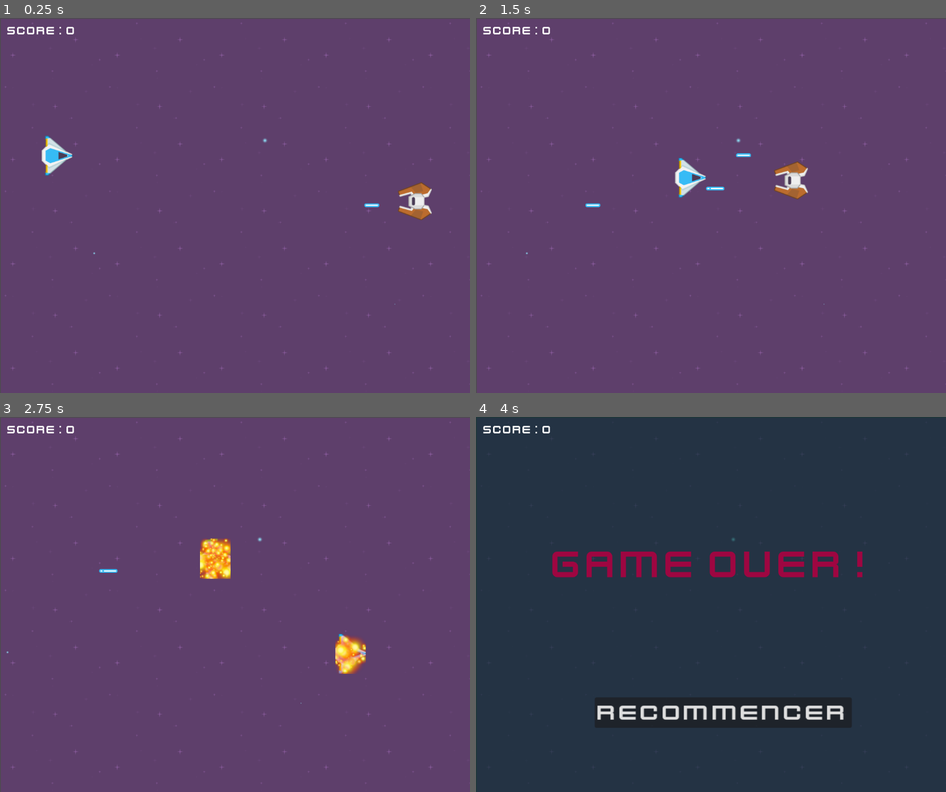
Above: before the commit, frames 1-4 (two rows, left to right).
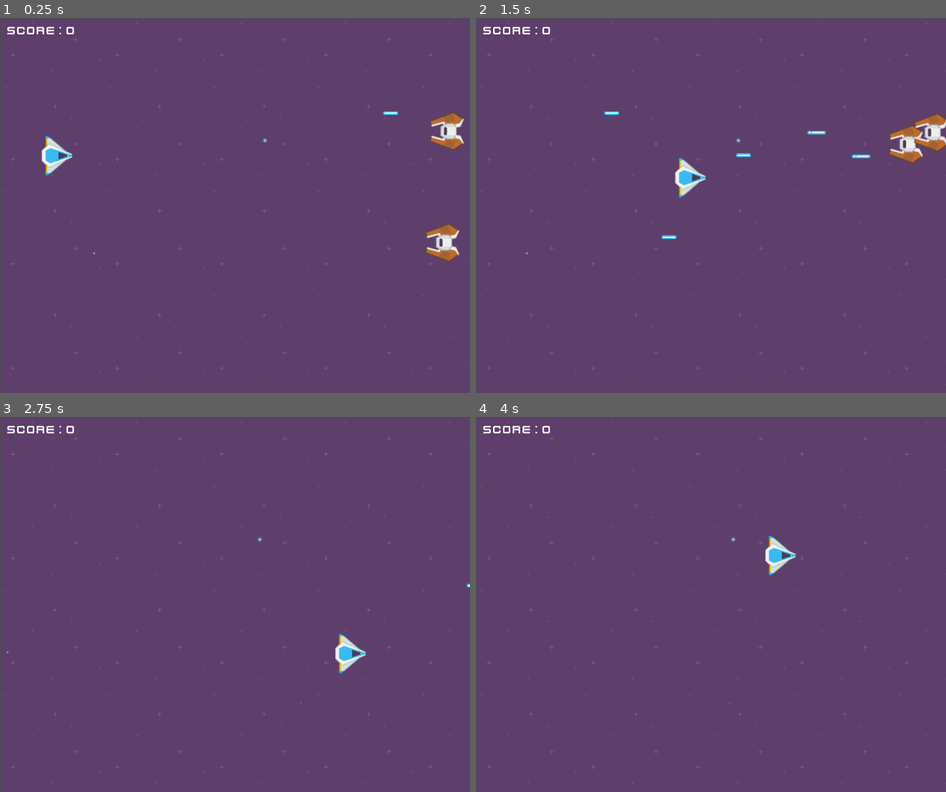
Above: after the commit, the same moments.

Repository: zerifah/space_battle
Game: Godot game, scene res://level_2.tscn
Two runs of this game, one before a commit and one after it. Both use one fixed random seed, a clock stepped at 60 frames per second and the inputs below. This scene is started directly instead of the project's main scene.
Inputs:
- Up to frame 1 (0.25 s): no input
- Up to frame 2 (1.5 s): tap Enter (shoot_2) at 0.5, 0.8, 1.35 s; hold D (move_right) 0.53-1.28 s; tap Space (shoot) at 0.6 s; hold S (move_down) from 1.28 s (still down)
- Up to frame 3 (2.75 s): tap Space (shoot) at 1.55 s; release S (move_down) at 2.03 s; hold D (move_right) from 2.03 s (still down); tap Down (move_down_2) at 2.1 s; tap Enter (shoot_2) at 2.3 s
- Up to frame 4 (4 s): release D (move_right) at 2.78 s; hold W (move_up) 2.78-3.53 s; tap Left (move_left_2) at 2.85 s; tap Space (shoot) at 3.05 s; hold A (move_left) from 3.53 s (still down); tap Right (move_right_2) at 3.6 s; tap Enter (shoot_2) at 3.8 s

The runs differ from the first frame. In frame 1, 1.4% of the frame differs, in the area x 77-99%, y 24-66%; in frame 2, 1.6%; in frame 3, 1.3%; in frame 4, 100%, in the area x 0-100%, y 0-100%.

Commit message:
add enemies move

Diff:
--- a/ennemy/ennemy.gd
+++ b/enemy/enemy.gd
@@ -1,4 +1,6 @@
 extends Area2D
+
+signal move_finished()
 
 @onready var dimension = $CollisionShape2D
 @onready var radius = dimension.shape.radius
@@ -6,9 +8,9 @@
 @onready var bullet_scene = preload("res://bullet.tscn")
 @onready var timer_shoot = $TimerShoot
 @onready var sprite = $AnimatedSprite2D
-@onready var timer_explosion = $TimerExplosion
+#@onready var timer_explosion = $TimerExplosion
 @onready var shootarea = $ShootArea/CollisionShape2D
-
+@onready var next_position = global_position
 var speed = 200
 var friction = 0.1
 var acceleration = 300
@@ -18,31 +20,24 @@
 
 # Called when the node enters the scene tree for the first time.
 func _ready() -> void:
-	pass # Replace with function body.dwwwws
+	pass
 
 # Called every frame. 'delta' is the elapsed time since the previous frame.
 func _process(delta: float) -> void:
-
 	# Tirs
 	var bodies = $ ShootArea.get_overlapping_bodies()
 	if len(bodies) > 0 and timer_shoot.is_stopped() :
 		shoot()
 		timer_shoot.start()
+	move(delta)
 
-	# Mouvement
-	var next_position =Vector2(0,0)
-	next_position.x = 300
-	next_position.y = 300
-	go_to(next_position, delta)
-
-func go_to(next_position: Vector2, delta: float) -> bool:
-	if next_position == global_position :
-		return true
+func move(delta: float) -> void:
+	if next_position.distance_squared_to(global_position) < 10 :
+		move_finished.emit()
 	else :
 		var direction =	(global_position - next_position).normalized()
 		global_position.x -= direction.x * speed * delta
 		global_position.y -= direction.y * speed * delta
-		return false
 
 func shoot():
 	var bullet = bullet_scene.instantiate()
@@ -50,16 +45,12 @@
 	bullet.global_position = self.global_position
 	bullet.global_position.x -= radius
 	bullet.speed = - bullet.speed
-	#bullet.harmless = false
-	# print(bullet.shooter)
-	# Pourquoi add_child(bullet) ne fonctionne pas? Il faut un get_parent() devant.
 	add_child(bullet)
 
 	energie -= 1
 	audio.play()
 
 func _on_timer_shoot_timeout() -> void:
-	print('Shoot')
 	shoot()
 
 func explode():
--- a/ennemy/ennemy.tscn
+++ b/enemy/enemy.tscn
@@ -1,7 +1,7 @@
 [gd_scene load_steps=12 format=3 uid="uid://blj440oymc77c"]
 
-[ext_resource type="Script" uid="uid://cgbwocxc8eebv" path="res://ennemy/ennemy.gd" id="1_8uigf"]
-[ext_resource type="Texture2D" uid="uid://iycdkerqohww" path="res://ennemy/enemyRed1.png" id="2_ieyna"]
+[ext_resource type="Script" uid="uid://cgbwocxc8eebv" path="res://enemy/enemy.gd" id="1_8uigf"]
+[ext_resource type="Texture2D" uid="uid://iycdkerqohww" path="res://enemy/enemyRed1.png" id="2_ieyna"]
 [ext_resource type="Texture2D" uid="uid://cc8twnyl2rr36" path="res://playerShip1_green_explode_6.png" id="17_icql0"]
 [ext_resource type="AudioStream" uid="uid://d3vc2aema4tcx" path="res://audio/laser_shoot.ogg" id="18_5jjyl"]
 
@@ -71,9 +71,9 @@
 }
 
 [sub_resource type="RectangleShape2D" id="RectangleShape2D_ieyna"]
-size = Vector2(1177, 321)
+size = Vector2(1048.5, 321)
 
-[node name="Ennemy" type="Area2D"]
+[node name="Enemy" type="Area2D"]
 script = ExtResource("1_8uigf")
 
 [node name="AnimatedSprite2D" type="AnimatedSprite2D" parent="."]
@@ -109,7 +109,7 @@
 collision_mask = 3
 
 [node name="CollisionShape2D" type="CollisionShape2D" parent="ShootArea"]
-position = Vector2(104.75, -0.5)
+position = Vector2(169, -0.5)
 shape = SubResource("RectangleShape2D_ieyna")
 
 [connection signal="area_entered" from="." to="." method="_on_area_entered"]
--- a/level_2.gd
+++ b/level_2.gd
@@ -4,9 +4,12 @@
 @onready var player2 = $Player2
 @onready var background = $Space/Background/TextureRect
 @onready var game_over_ui = $GameOver
+@onready var enemy = $Enemies/Enemy
+@onready var enemies = $Enemies
+@onready var enemy_positions = $"Enemy positions"
 
 var is_player_alive = true
-# Called when the node enters the scene tree for the first time.
+
 func _ready() -> void:
 	var new_background = load("res://background/purple.png")
 	background.texture = new_background
@@ -19,11 +22,20 @@
 		player2.shoot = "shoot_2"
 	else :
 		player2.queue_free()
-
-# Called every frame. 'delta' is the elapsed time since the previous frame.
-func _process(delta: float) -> void:
-	pass
+	move_enemies()
 
 func _on_player_dead() -> void:
 	is_player_alive = false
 	game_over_ui.visible = true
+
+func move_enemies() -> void :
+	for enemy in enemies.get_children() :
+		move_enemy(enemy)
+
+func move_enemy(enemy) -> void :
+	var randoms_points =enemy_positions.get_children().pick_random().global_position
+	print('Destination : ' ,randoms_points)
+	enemy.next_position = randoms_points
+
+func _on_enemy_move_finished() -> void:
+	move_enemies()
--- a/level_2.tscn
+++ b/level_2.tscn
@@ -7,7 +7,7 @@
 [ext_resource type="AudioStream" uid="uid://do4ow6re1fuib" path="res://audio/victory.wav" id="5_ehv2h"]
 [ext_resource type="PackedScene" uid="uid://cdl4ndjxy4j0e" path="res://background/space.tscn" id="6_7dov7"]
 [ext_resource type="PackedScene" uid="uid://ctvy3twwutvtw" path="res://player.tscn" id="8_15wb7"]
-[ext_resource type="PackedScene" uid="uid://blj440oymc77c" path="res://ennemy/ennemy.tscn" id="9_ehv2h"]
+[ext_resource type="PackedScene" uid="uid://blj440oymc77c" path="res://enemy/enemy.tscn" id="9_ehv2h"]
 
 [sub_resource type="LabelSettings" id="LabelSettings_eoq84"]
 font = ExtResource("4_7dov7")
@@ -129,11 +129,39 @@
 position = Vector2(147, 572)
 collision_mask = 3
 
-[node name="Ennemy" parent="." instance=ExtResource("9_ehv2h")]
-position = Vector2(1067, 460)
+[node name="Enemy positions" type="Node" parent="."]
+
+[node name="Marker2D" type="Marker2D" parent="Enemy positions"]
+position = Vector2(1025, 73)
+
+[node name="Marker2D5" type="Marker2D" parent="Enemy positions"]
+position = Vector2(872, 465)
+
+[node name="Marker2D6" type="Marker2D" parent="Enemy positions"]
+position = Vector2(1118, 281)
+
+[node name="Marker2D4" type="Marker2D" parent="Enemy positions"]
+position = Vector2(1085, 550)
+
+[node name="Marker2D2" type="Marker2D" parent="Enemy positions"]
+position = Vector2(910, 254)
+
+[node name="Marker2D3" type="Marker2D" parent="Enemy positions"]
+position = Vector2(939, 799)
+
+[node name="Enemies" type="Node" parent="."]
+
+[node name="Enemy" parent="Enemies" instance=ExtResource("9_ehv2h")]
+position = Vector2(1103, 598)
+collision_mask = 3
+
+[node name="Enemy2" parent="Enemies" instance=ExtResource("9_ehv2h")]
+position = Vector2(1111, 230)
 collision_mask = 3
 
 [connection signal="dead" from="Player" to="." method="_on_player_dead"]
+[connection signal="move_finished" from="Enemies/Enemy" to="." method="_on_enemy_move_finished"]
+[connection signal="move_finished" from="Enemies/Enemy2" to="." method="_on_ennemy_move_finished"]
 
 [editable path="Player"]
 [editable path="Player2"]
--- a/player.gd
+++ b/player.gd
@@ -9,7 +9,7 @@
 @onready var bullet_scene = preload("res://bullet.tscn")
 @onready var timer_shoot = $TimerShoot
 @onready var sprite = $AnimatedSprite2D
-@onready var timer_explosion = $TimerExplosion
+#@onready var timer_explosion = $TimerExplosion
 
 var speed = 500
 var friction = 0.1
Renamed: ennemy/ennemy.gd.uid -> enemy/enemy.gd.uid
Renamed: ennemy/enemyRed1.png -> enemy/enemyRed1.png
Not shown, changed: enemy/enemyRed1.png.import
